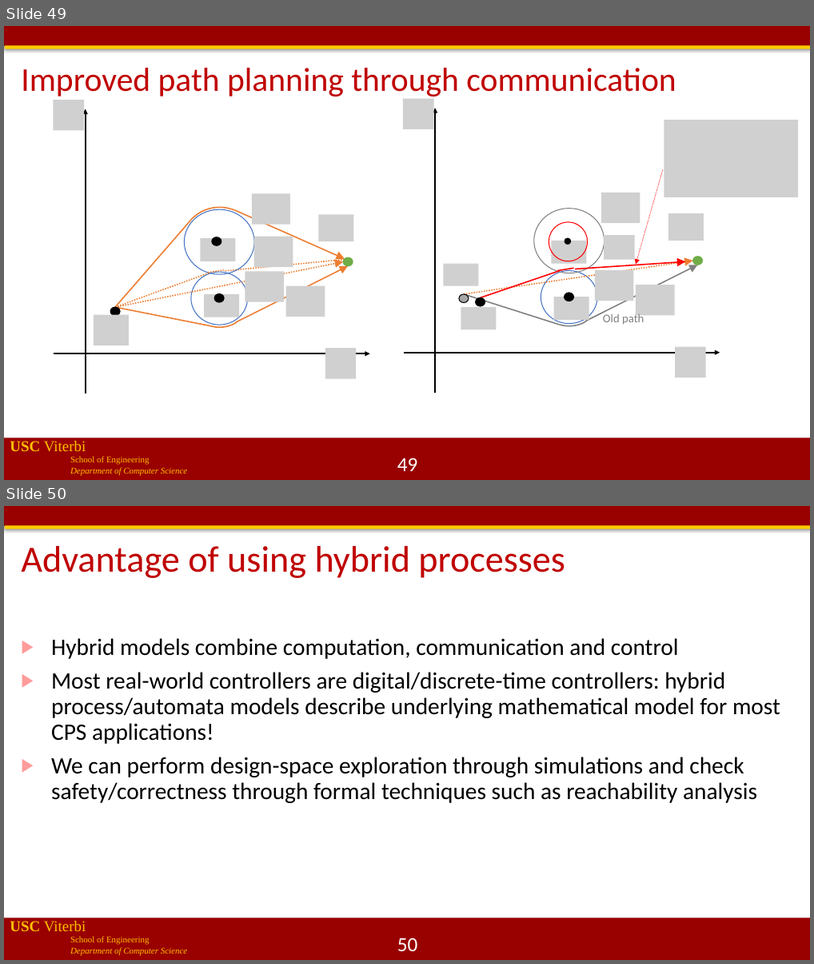
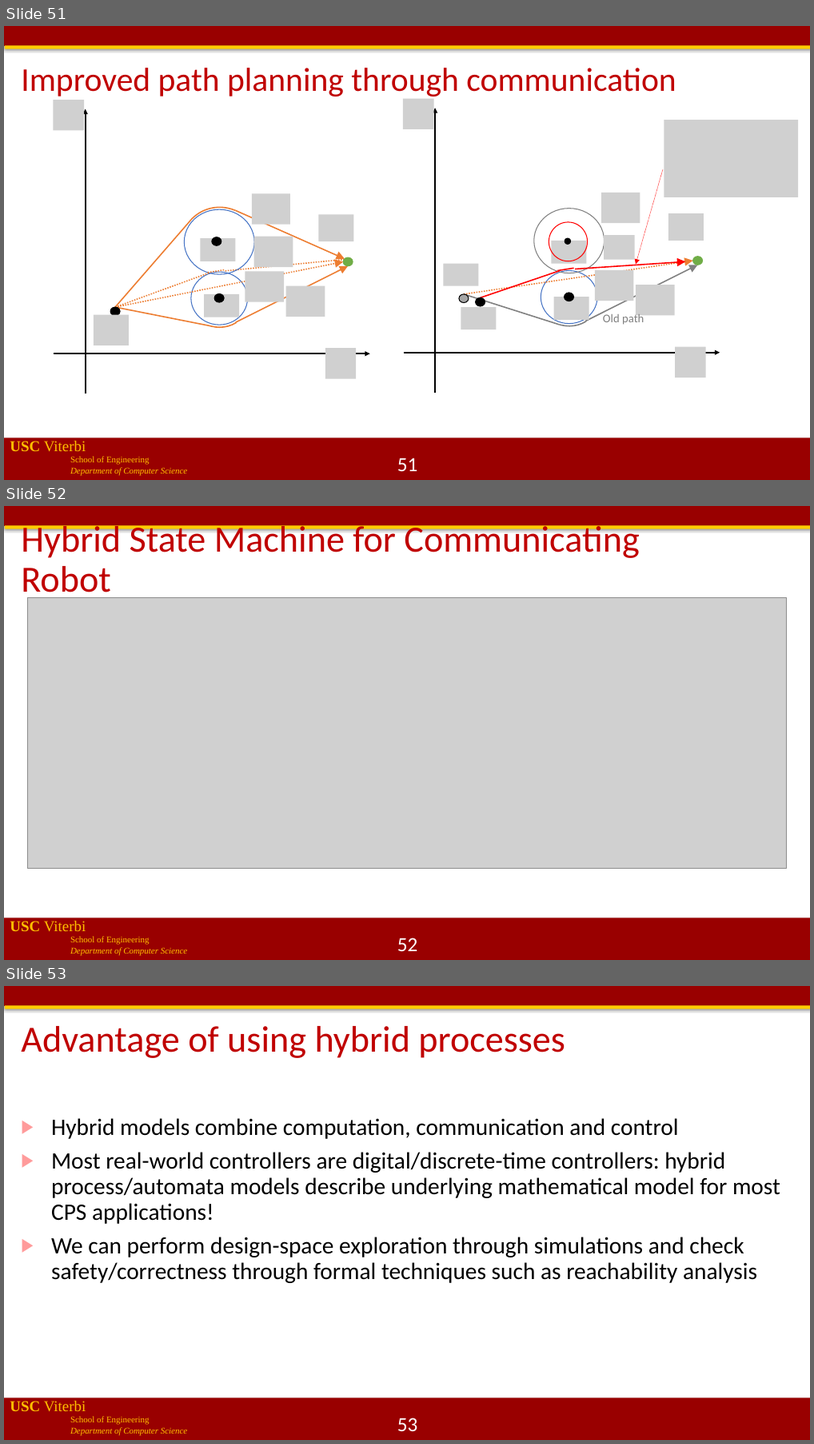
Before and after one commit to jdeshmukh/jdeshmukh.github.io, a slide deck: teaching/cs513-autocps-fall-2020/lecture4-Stability-Hybrid-Systems.pptx. Shown one above the other, each under a label of ours: slides 49 and 50 before the commit, slides 51, 52 and 53 after it. The pictures are 814x964 and 814x1444 pixels, drawn with LibreOffice and Linux fonts; fonts in the diff are those of the drawing; grey boxes stand for pictures; background and template pictures are left out. Boxes give left, top, right and bottom in pixels: in the first picture for what was removed or moved away, otherwise in the second. Text is boxed around its words. In the diff, an @@ line names an element or a change of style, - is before the commit and + after.

```diff
--- a/teaching/cs513-autocps-fall-2020/lecture4-Stability-Hybrid-Systems.pptx
+++ b/teaching/cs513-autocps-fall-2020/lecture4-Stability-Hybrid-Systems.pptx
@@ slide 52 added at box(4, 506, 810, 960), background #FFFFFF; not listed: 4 template elements that a slide beside it also shows @@
@@ title added at box(21, 521, 639, 601), 44 pt, text #C00000 @@
+Hybrid State Machine for Communicating Robot
@@ picture added at box(28, 598, 787, 868) @@
@@ page number added at box(398, 937, 418, 951), 24 pt, text #FFFFFF @@
+52
@@ what was slide 49 is now slide 51 @@
@@ page number at box(398, 457, 418, 471): text changed @@
-49
+51
@@ what was slide 50 is now slide 53 @@
@@ page number at box(398, 1417, 418, 1431): text changed @@
-50
+53
```
Also in this commit, not shown: 2 slides changed, 2 other slides added, 2 other files.
